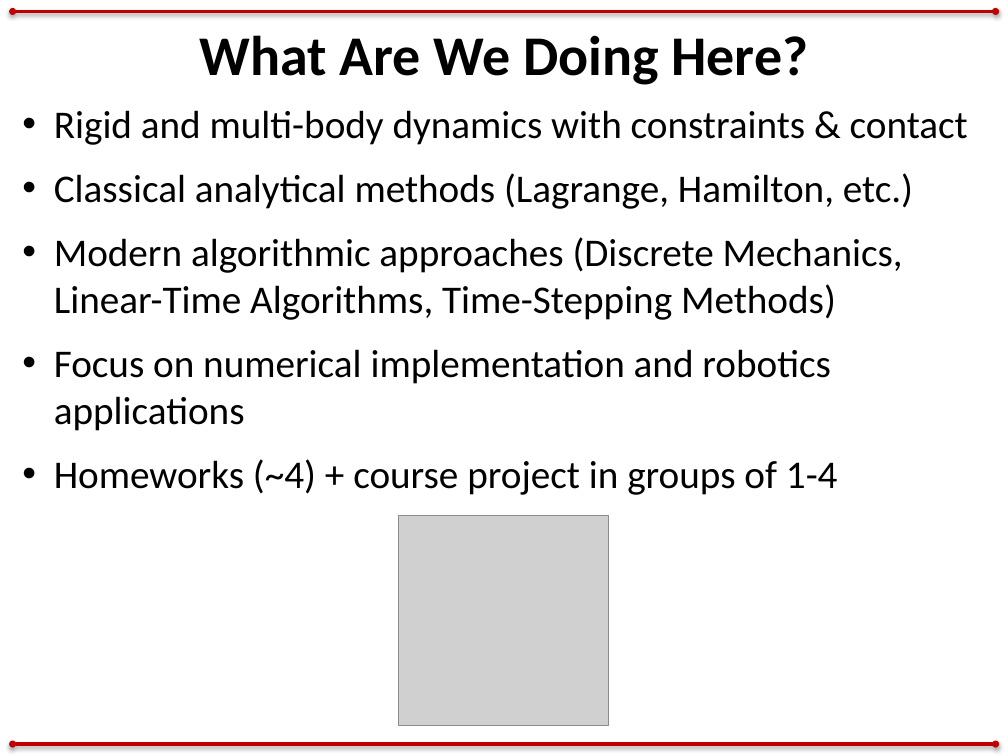
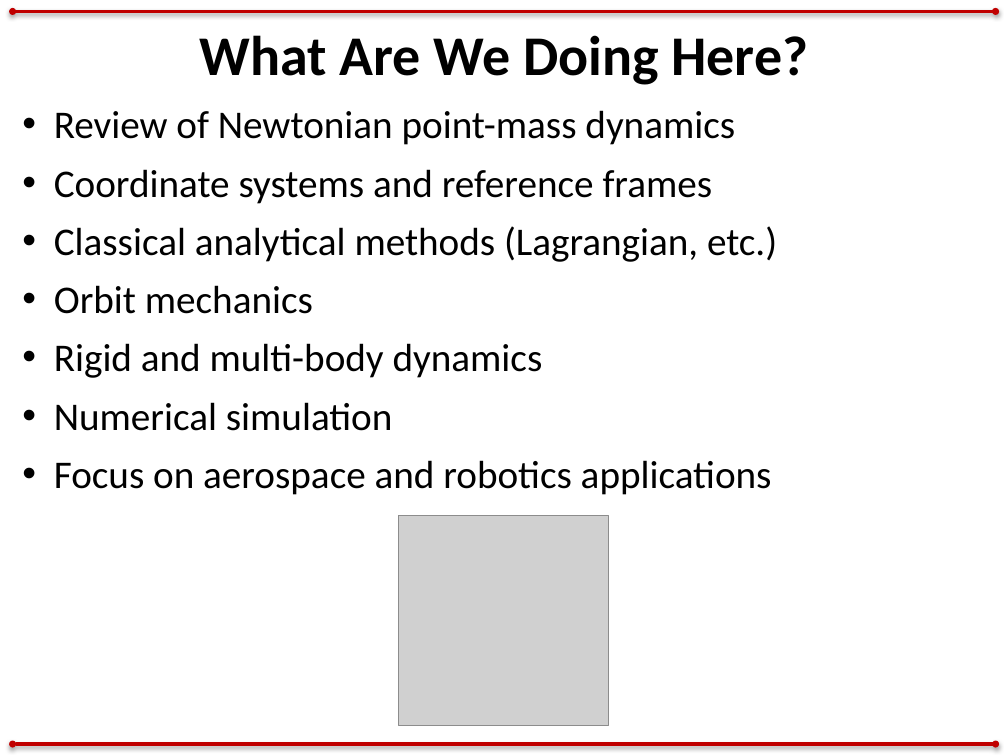
Before and after one commit to zacmanchester/dynamics-course, a slide deck: slide 13 of lectures/lecture 1/Intro.pptx (slide 11 before the commit). Drawn at 1008x756 pixels with LibreOffice and Linux fonts; fonts in the diff are those of the drawing; grey boxes stand for pictures. Boxes give left, top, right and bottom in pixels: in the first picture for what was removed or moved away, otherwise in the second. Text is boxed around its words. In the diff, an @@ line names an element or a change of style, - is before the commit and + after.

```diff
--- a/lectures/lecture 1/Intro.pptx
+++ b/lectures/lecture 1/Intro.pptx
@@ text at [54, 110, 777, 495]: text changed @@
-• Rigid and multi-body dynamics with constraints & contact
-• Classical analytical methods (Lagrange, Hamilton, etc.)
-• Modern algorithmic approaches (Discrete Mechanics, Linear-Time Algorithms, Time-Stepping Methods)
-• Focus on numerical implementation and robotics applications
-• Homeworks (~4) + course project in groups of 1-4
+• Review of Newtonian point-mass dynamics
+• Coordinate systems and reference frames
+• Classical analytical methods (Lagrangian, etc.)
+• Orbit mechanics
+• Rigid and multi-body dynamics
+• Numerical simulation
+• Focus on aerospace and robotics applications
```
Also in this commit, not shown: 3 other slides changed, 2 slides added, 2 other files.
